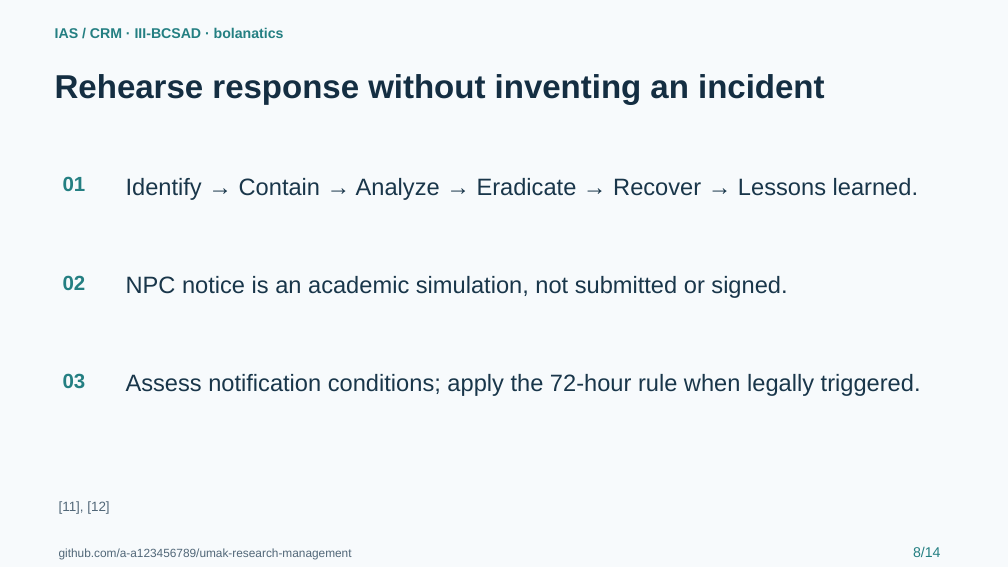
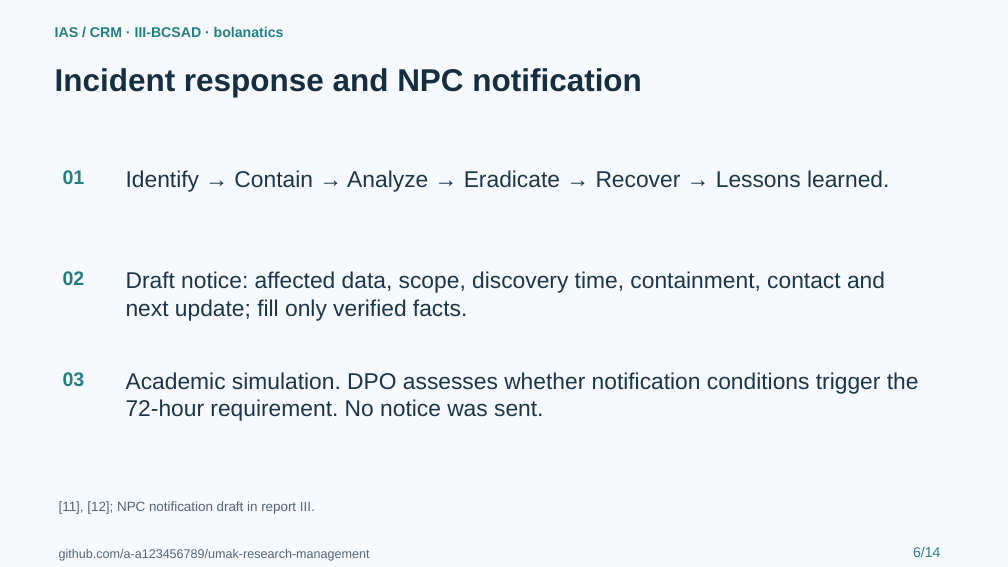
Before and after one commit to a-a123456789/umak-research-management, a slide deck: slide 6 of submissions/IAS_Defense.pptx (slide 8 before the commit). Drawn at 1008x567 pixels with LibreOffice and Linux fonts; fonts in the diff are those of the drawing. Boxes give left, top, right and bottom in pixels: in the first picture for what was removed or moved away, otherwise in the second. Text is boxed around its words. In the diff, an @@ line names an element or a change of style, - is before the commit and + after.

Commit message:
Close IAS and ALGOCOM submission gaps (#4)
* Close IAS and ALGOCOM report and worker validation gaps

* Link correction PR and commit-specific successful workflows

```diff
--- a/submissions/IAS_Defense.pptx
+++ b/submissions/IAS_Defense.pptx
@@ text removed at <box>55,74,824,104</box> @@
-Rehearse response without inventing an incident
@@ text added at <box>55,68,641,97</box>, 30 pt, text #142E42, bold @@
+Incident response and NPC notification
@@ size 19.5 to 18.8 pt in 3 elements at <box>63,372,85,386</box>, <box>63,271,85,285</box>, <box>63,170,85,184</box> @@
@@ text "Identify → Contain → Analyze ..." at <box>126,170,889,192</box>: size 22.5 to 21.8 pt @@
@@ text at <box>126,271,885,321</box>: text changed; size 22.5 to 21.8 pt @@
-NPC notice is an academic simulation, not submitted or signed.
+Draft notice: affected data, scope, discovery time, containment, contact and next update; fill only verified facts.
@@ text at <box>126,372,919,421</box>: text changed; size 22.5 to 21.8 pt @@
-Assess notification conditions; apply the 72-hour rule when legally triggered.
+Academic simulation. DPO assesses whether notification conditions trigger the 72-hour requirement. No notice was sent.
@@ text at <box>59,501,315,514</box>: text changed @@
-[11], [12]
+[11], [12]; NPC notification draft in report III.
@@ text "github.com/a-a123456789/umak-research-management" at <box>59,549,370,561</box>: size 11.2 to 12 pt @@
@@ text at <box>913,547,940,557</box>: text changed @@
-8/14
+6/14
```
Also in this commit, not shown: 2 other slides changed, 11 slides added, 11 slides removed, 47 other files.
